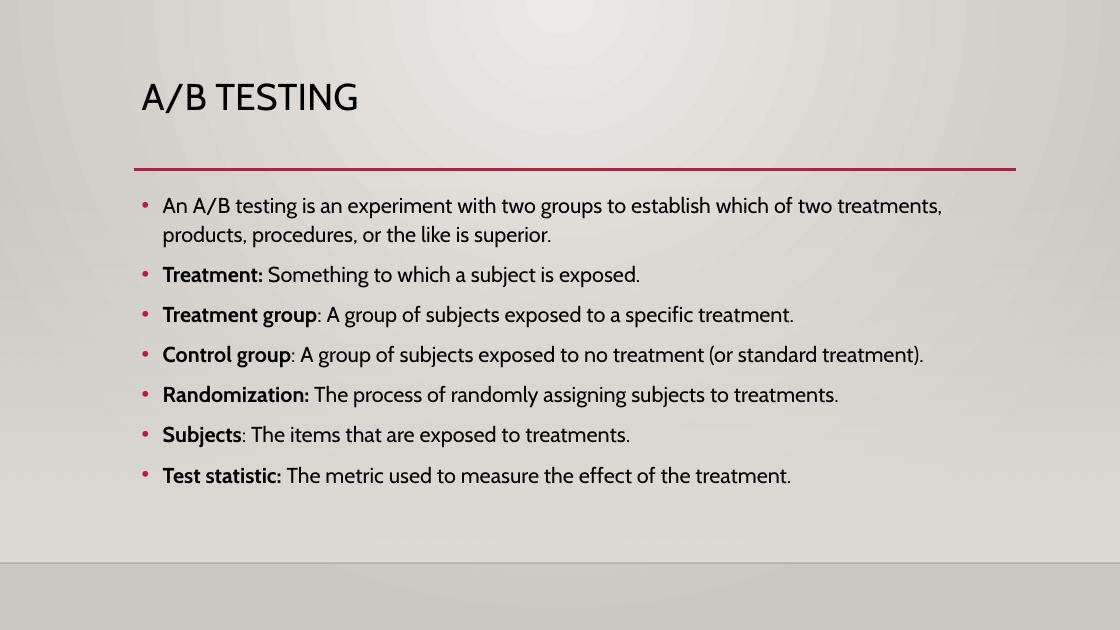
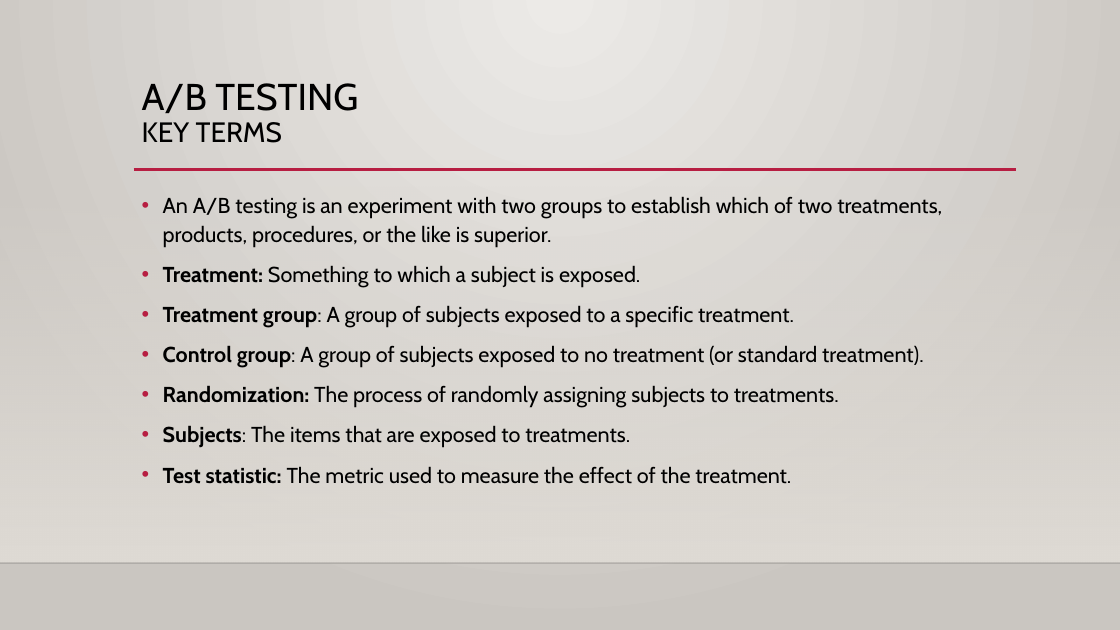
Before and after one commit to AdolfoCastilloC/StatisticsForDS, a slide deck: slide 4 of ppt/Practical Statistics for Data science_Chapter3.pptx. Drawn at 1120x630 pixels with LibreOffice and Linux fonts; fonts in the diff are those of the drawing; background and template pictures are left out. Boxes give left, top, right and bottom in pixels: in the first picture for what was removed or moved away, otherwise in the second. Text is boxed around its words. In the diff, an @@ line names an element or a change of style, - is before the commit and + after.

```diff
--- a/ppt/Practical Statistics for Data science_Chapter3.pptx
+++ b/ppt/Practical Statistics for Data science_Chapter3.pptx
@@ title at (x1=142, y1=83, x2=358, y2=143): text changed @@
-A/B TESTING
+A/B TESTING
+KEY TERMS
```
Also in this commit, not shown: 5 other slides changed.
